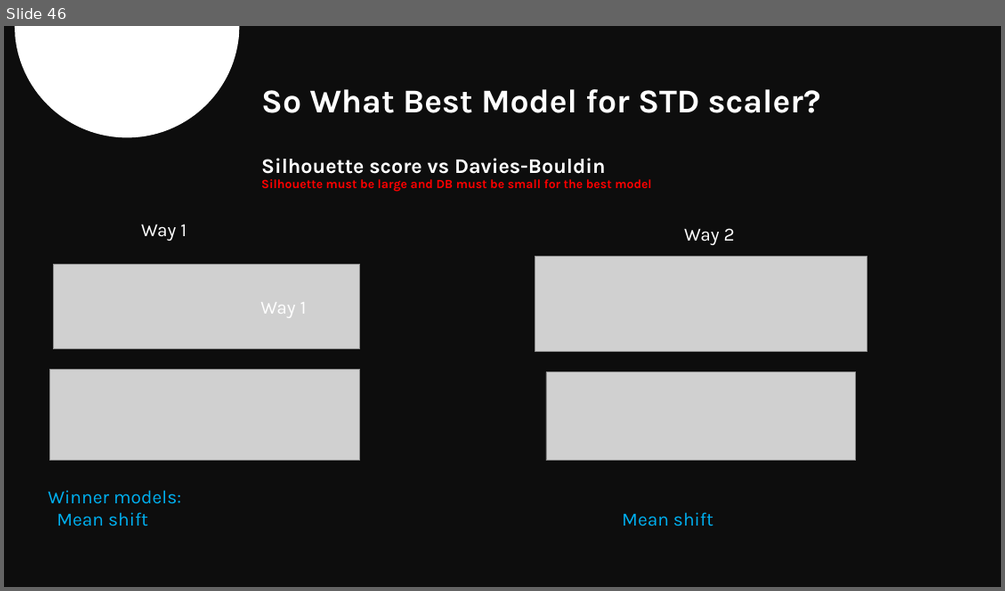
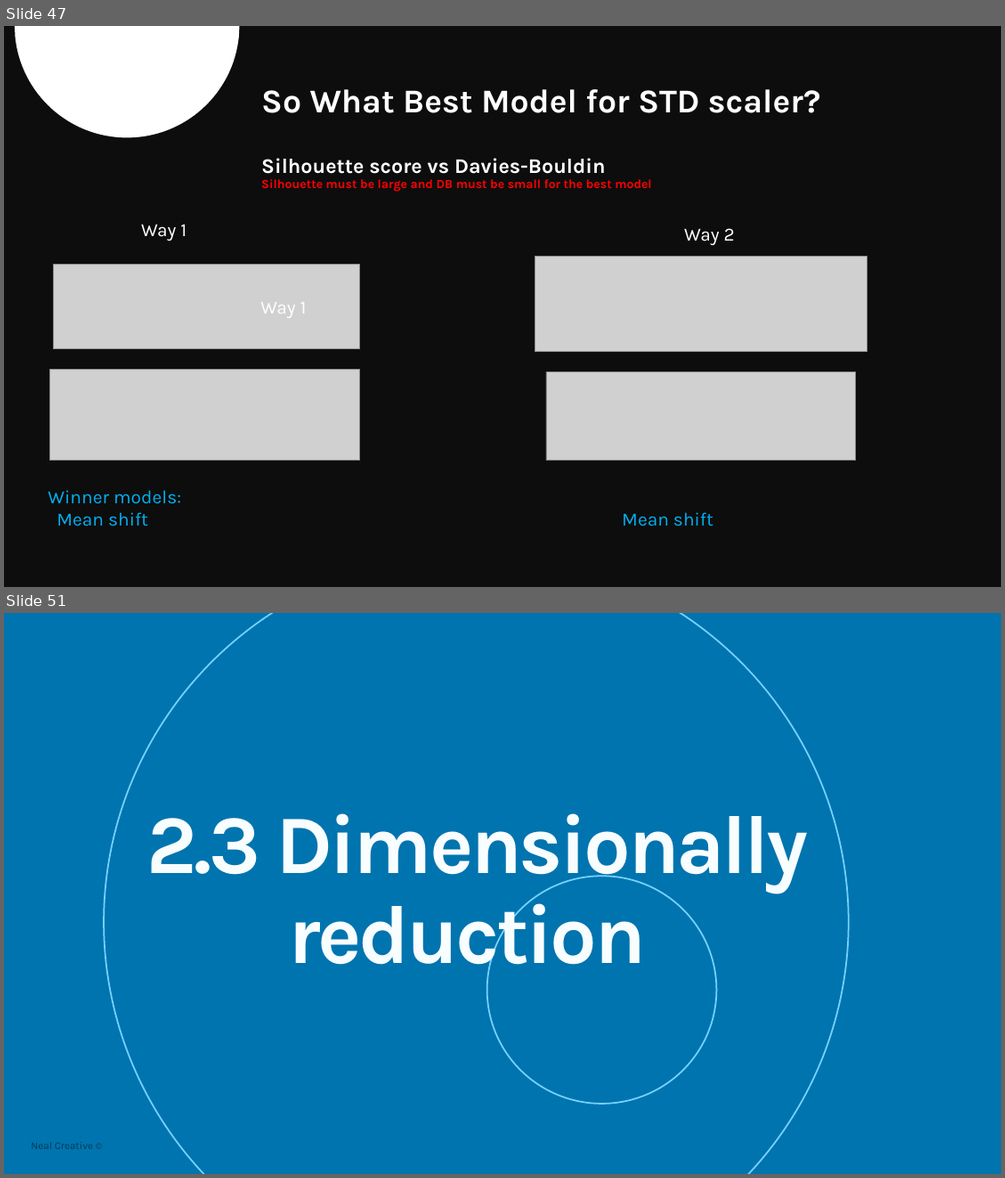
Before and after one commit to Reema-Khaseeb/clustering-credit-card-customer-segmentation, a slide deck: presentation/Credit Card Clustering.pptx. Shown one above the other, each under a label of ours: slide 46 before the commit, slides 47 and 51 after it; the slides between them are not shown. The pictures are 1005x591 and 1005x1178 pixels, drawn with LibreOffice and Linux fonts; fonts in the diff are those of the drawing; grey boxes stand for pictures. Boxes give left, top, right and bottom in pixels: in the first picture for what was removed or moved away, otherwise in the second. Text is boxed around its words. In the diff, an @@ line names an element or a change of style, - is before the commit and + after.

```diff
--- a/presentation/Credit Card Clustering.pptx
+++ b/presentation/Credit Card Clustering.pptx
@@ slide 51 added at (x1=4, y1=613, x2=1001, y2=1174), background #0074AF @@
@@ ellipse added at (x1=104, y1=613, x2=849, y2=1174), outline #75D1FF 1.5 pt @@
@@ title added at (x1=147, y1=813, x2=808, y2=982), 80 pt, text gradient #F8FDFF to #FFFFFF, bold @@
+2.3 Dimensionally reduction
@@ ellipse added at (x1=487, y1=876, x2=717, y2=1103), outline #75D1FF 1.5 pt @@
@@ text added at (x1=31, y1=1142, x2=93, y2=1149), 10 pt, text #003A58 @@
+Neal Creative ©
@@ what was slide 46 is now slide 47 @@
```
Also in this commit, not shown: 10 slides changed, 14 other slides added.
